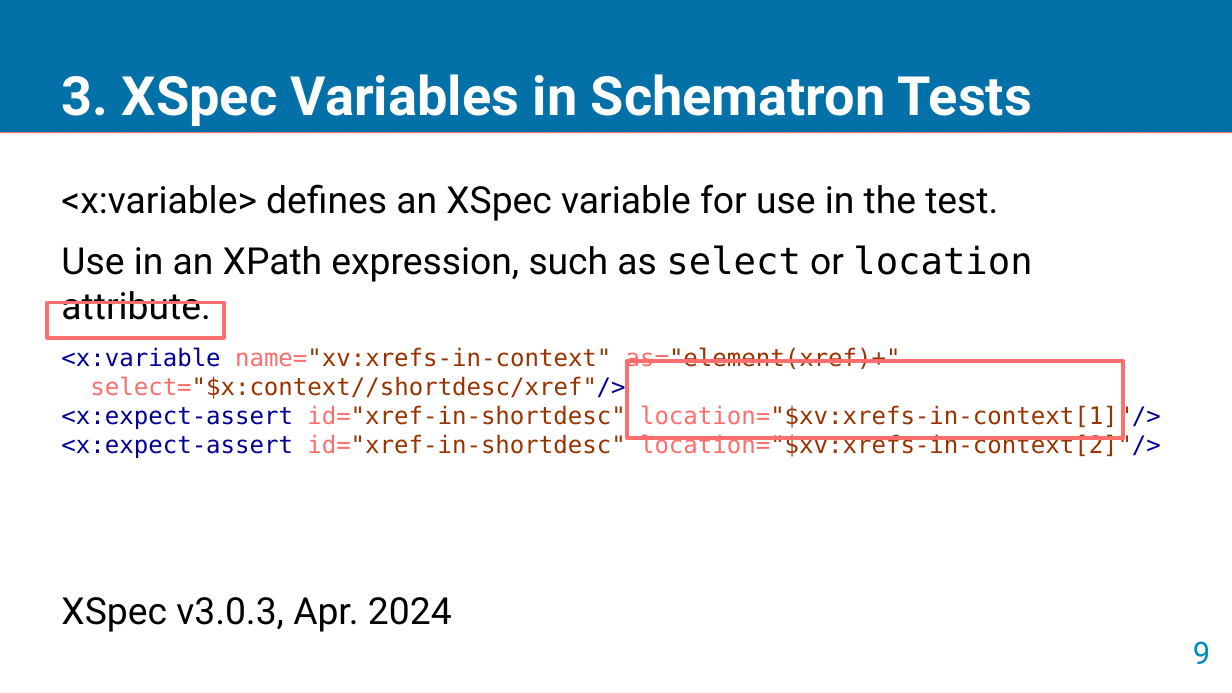
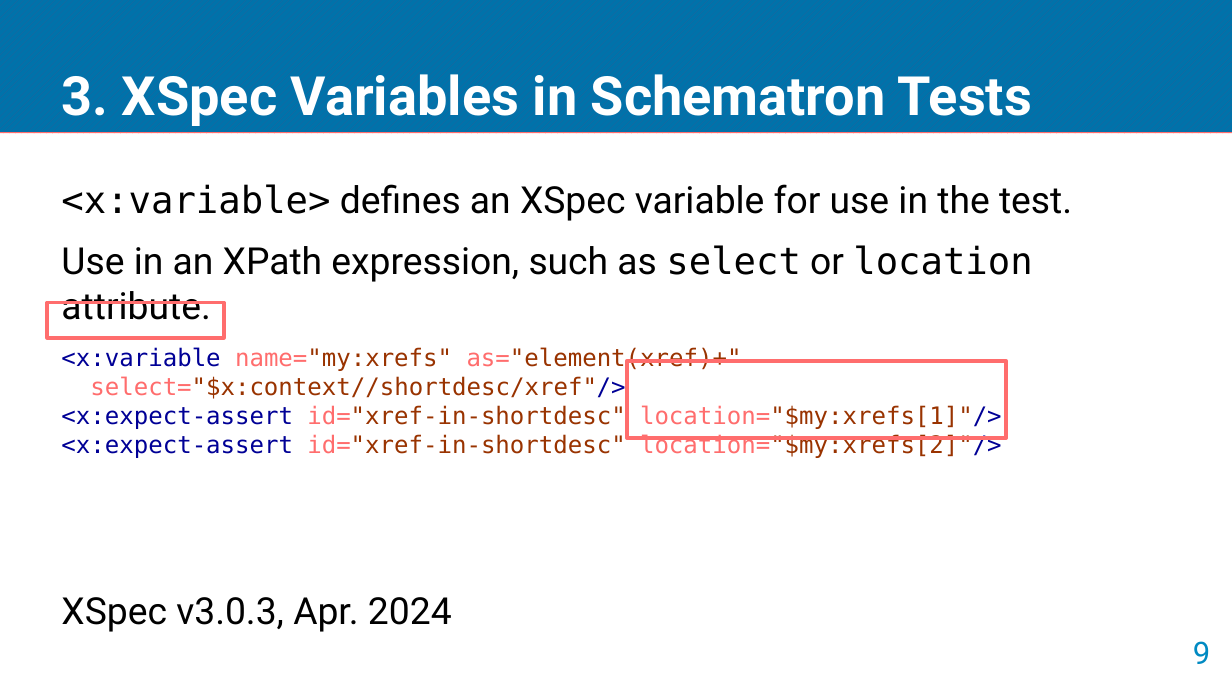
Before and after one commit to galtm/xspectacles, a slide deck: slide 9 of presentations/XMLPrague2024-Schematron-Users-XSpec-Update.odp. Drawn at 1232x693 pixels with LibreOffice and Linux fonts; fonts in the diff are those of the drawing. Boxes give left, top, right and bottom in pixels: in the first picture for what was removed or moved away, otherwise in the second. Text is boxed around its words. In the diff, an @@ line names an element or a change of style, - is before the commit and + after.

Commit message:
Minor updates in slides

```diff
--- a/presentations/XMLPrague2024-Schematron-Users-XSpec-Update.odp
+++ b/presentations/XMLPrague2024-Schematron-Users-XSpec-Update.odp
@@ text at bbox=[61, 184, 1072, 221]: font Roboto to DejaVu Sans Mono in "<x:variable>" @@
@@ text at bbox=[61, 347, 1002, 458]: text changed @@
-<x:variable name="xv:xrefs-in-context" as="element(xref)+"
-select="$x:context//shortdesc/xref"/>
-<x:expect-assert id="xref-in-shortdesc" location="$xv:xrefs-in-context[1]"/>
-<x:expect-assert id="xref-in-shortdesc" location="$xv:xrefs-in-context[2]"/>
+<x:variable name="my:xrefs" as="element(xref)+"
+select="$x:context//shortdesc/xref"/>
+<x:expect-assert id="xref-in-shortdesc" location="$my:xrefs[1]"/>
+<x:expect-assert id="xref-in-shortdesc" location="$my:xrefs[2]"/>
@@ rectangle: place and size @@
-rectangle at bbox=[627, 361, 1124, 438]
+rectangle at bbox=[627, 361, 1006, 438]
```
Also in this commit, not shown: 3 other slides changed, 1 slide removed.
